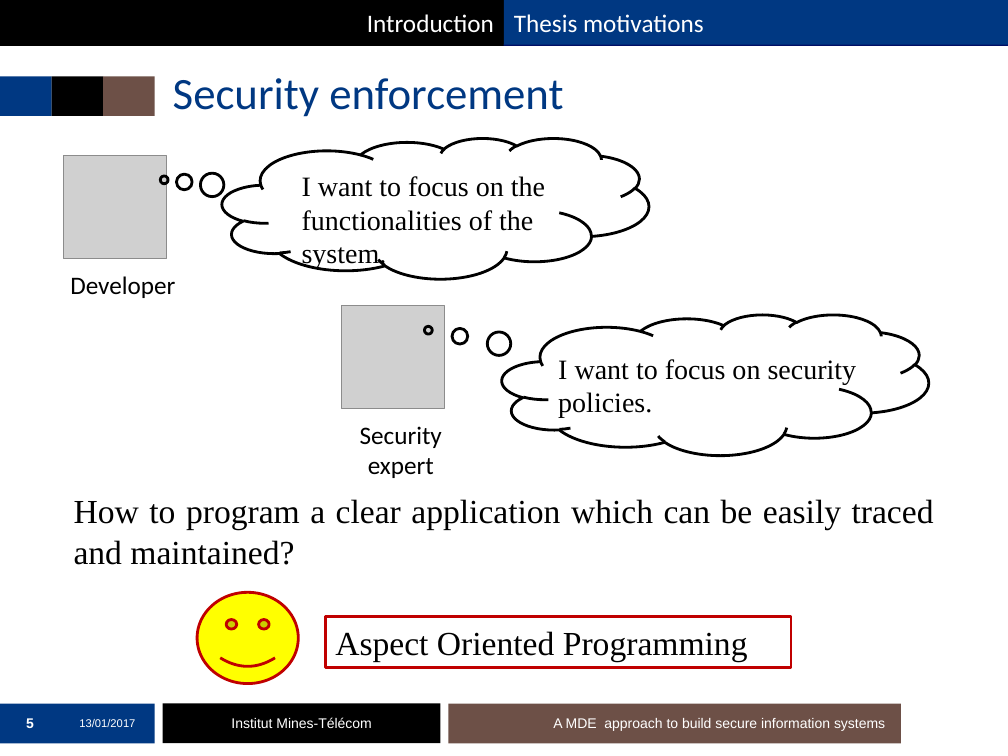
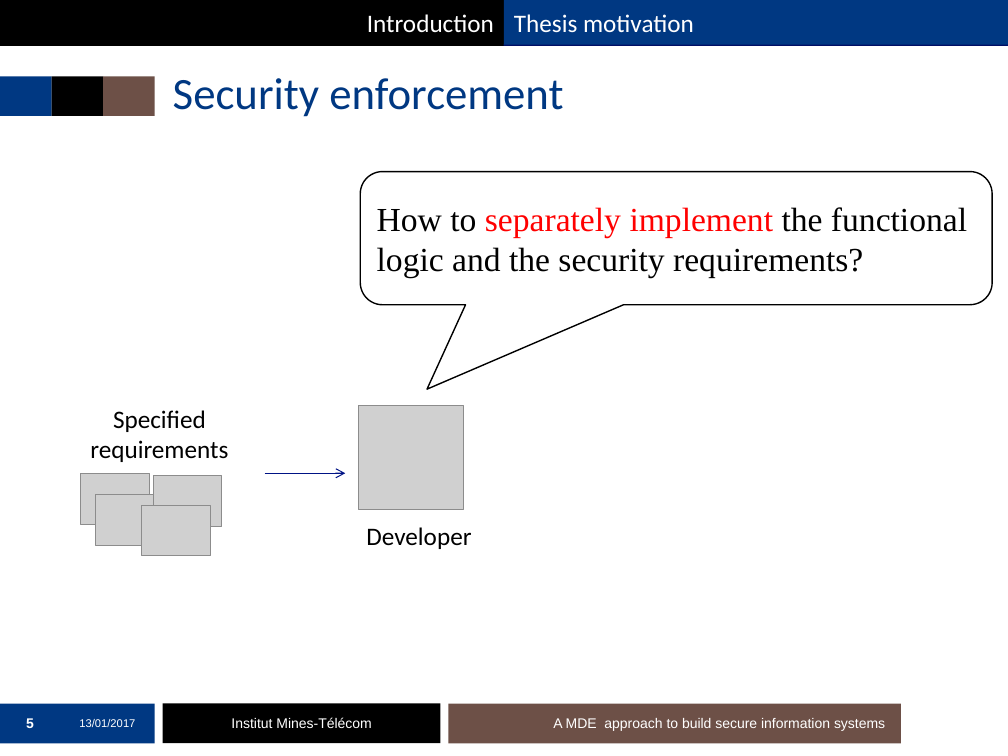
Before and after one commit to mai-ng/phdDefense, a slide deck: slide 5 of slides/presentation-defense.pptx. Drawn at 1008x756 pixels with LibreOffice and Linux fonts; fonts in the diff are those of the drawing; grey boxes stand for pictures; background and template pictures are left out. Boxes give left, top, right and bottom in pixels: in the first picture for what was removed or moved away, otherwise in the second. Text is boxed around its words. In the diff, an @@ line names an element or a change of style, - is before the commit and + after.

```diff
--- a/slides/presentation-defense.pptx
+++ b/slides/presentation-defense.pptx
@@ text in rectangle at (514,14,694,33): text changed @@
-Thesis motivations
+Thesis motivation
@@ thought cloud removed at (222,138,648,279) @@
@@ text removed at (302,176,545,231) @@
-I want to focus on the functionalities of the system.
@@ rounded speech box added at (360,171,992,304), fill #FFFFFF, outline #000000 1 pt, 24 pt, text #000000 @@
+How to separately implement the functional logic and the security requirements?
@@ picture removed at (342,305,445,408) @@
@@ thought cloud removed at (502,314,928,456) @@
@@ text removed at (558,359,857,418) @@
-I want to focus on security policies.
@@ group added at (81,410,228,555): 4 pictures, 1 text @@
+Specified requirements
@@ picture: place and size @@
-picture at (64,156,166,259)
+picture at (358,406,464,510)
@@ text removed at (360,426,442,478) @@
-Security expert
@@ arrow added from (264, 473) to (346, 473), #001486 0.75 pt @@
@@ text removed at (74,499,934,565) @@
-How to program a clear application which can be easily traced and maintained?
@@ text "Developer": place and size @@
-text "Developer" at (70,276,175,298)
+text "Developer" at (366,527,471,549)
@@ smiley face removed at (198,593,298,684) @@
@@ rectangle removed at (326,617,791,667) @@
-Aspect Oriented Programming
```
Also in this commit, not shown: 26 other slides changed, 3 slides added.
